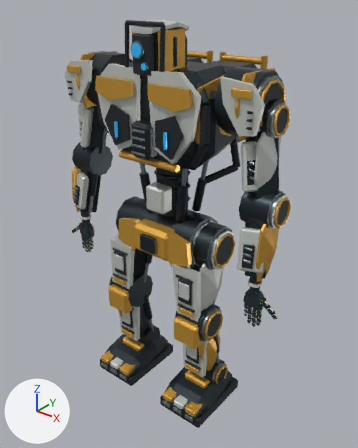
The glTF model assets/c08-worker/aurel/c08_aurel_d0_lod1.glb as it was, and as the next commit left it.
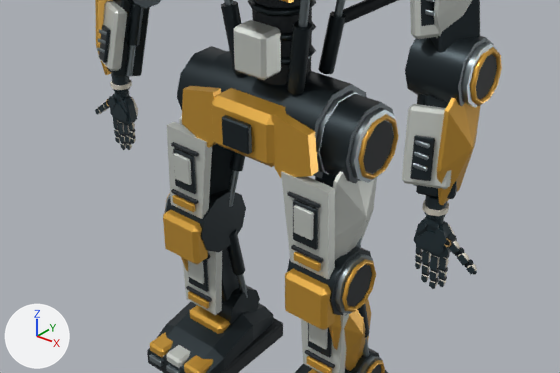
There are two pictures of each version: one whole from a 50 mm camera at (1.71, -2.07, 2.45) aimed at (0.01, 0.05, 1.13), one close up on the part from 6% to 90% of the width and 38% to 83% of the height. The axes (+X, +Y, +Z) are drawn at lower left. The lights are the same throughout. The older version's two pictures come first.

In view in the first close-up: 'AUREL_L_GEOMETRY', 'AUREL_R_GEOMETRY', 'C08_SKIN'.
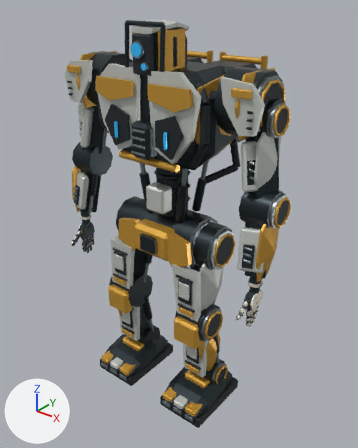
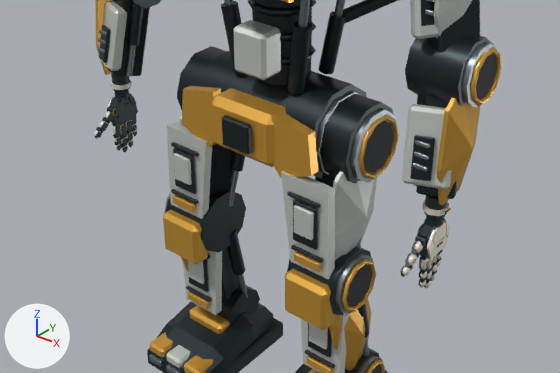
Pixel boxes [x1, y1, x2, y2] of what changed, in the close-ups (560 x 373 px):
'AUREL_L_GEOMETRY', turned
    before: [414, 195, 477, 289]
    after: [400, 195, 451, 288]
'AUREL_R_GEOMETRY', turned
    before: [95, 73, 138, 150]
    after: [94, 73, 138, 152]

Diff of the bpy script that builds the scene:
```diff
--- a/assets/c08-worker/aurel/c08_aurel_d0_lod1.glb.py
+++ b/assets/c08-worker/aurel/c08_aurel_d0_lod1.glb.py
@@ ob_aurel_l_geometry @@
 ob_aurel_l_geometry.location = (0.65, -0.12, 1.1)
-ob_aurel_l_geometry.rotation_euler = (0.0, -3.142, 0.0)  # degrees (0, -180, 0)
+ob_aurel_l_geometry.rotation_euler = (-3.142, 0.0, 1.571)  # degrees (-180, 0, 90)
 ob_aurel_l_geometry.scale = (1.3, 1.3, 1.3)
@@ ob_aurel_r_geometry @@
 ob_aurel_r_geometry.location = (-0.65, -0.12, 1.1)
-ob_aurel_r_geometry.rotation_euler = (0.0, -3.142, 0.0)  # degrees (0, -180, 0)
+ob_aurel_r_geometry.rotation_euler = (3.142, 0.0, -1.571)  # degrees (180, 0, -90)
 ob_aurel_r_geometry.scale = (1.3, 1.3, 1.3)
```
